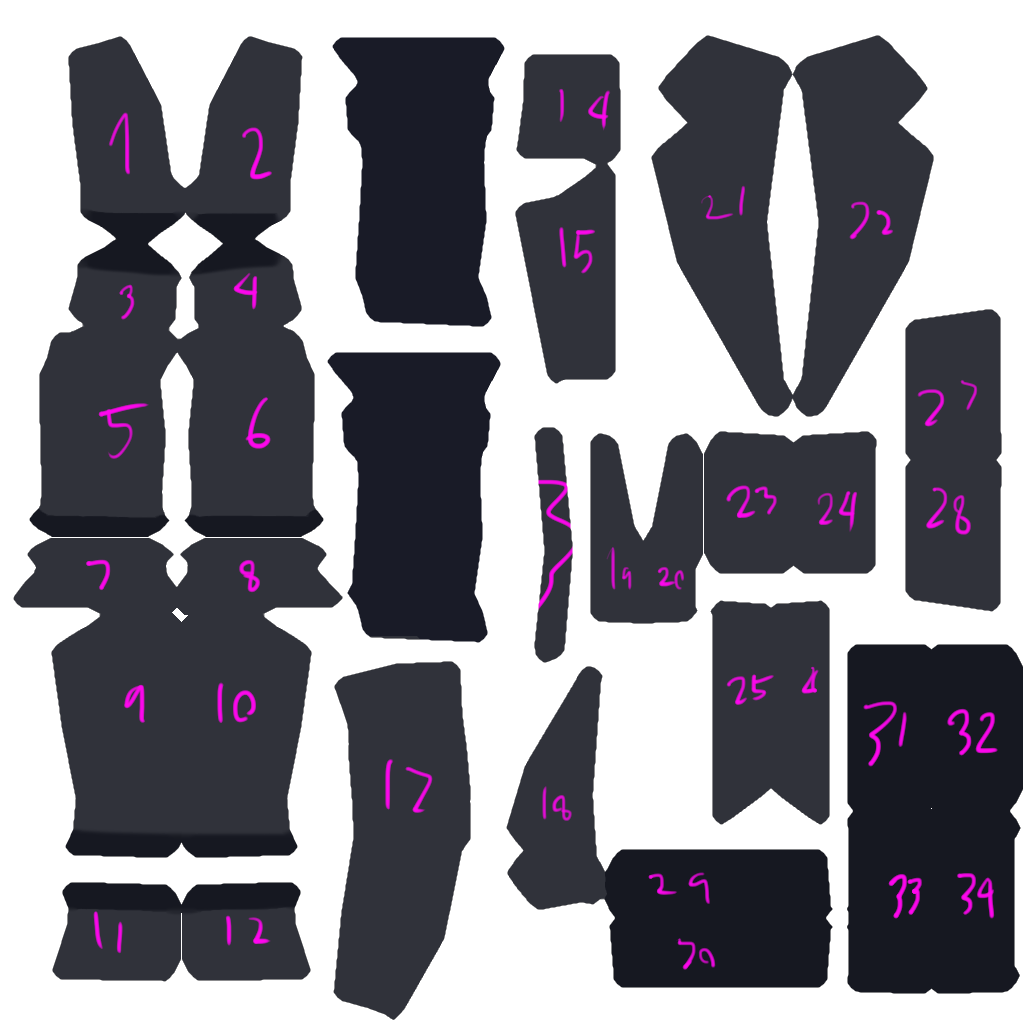
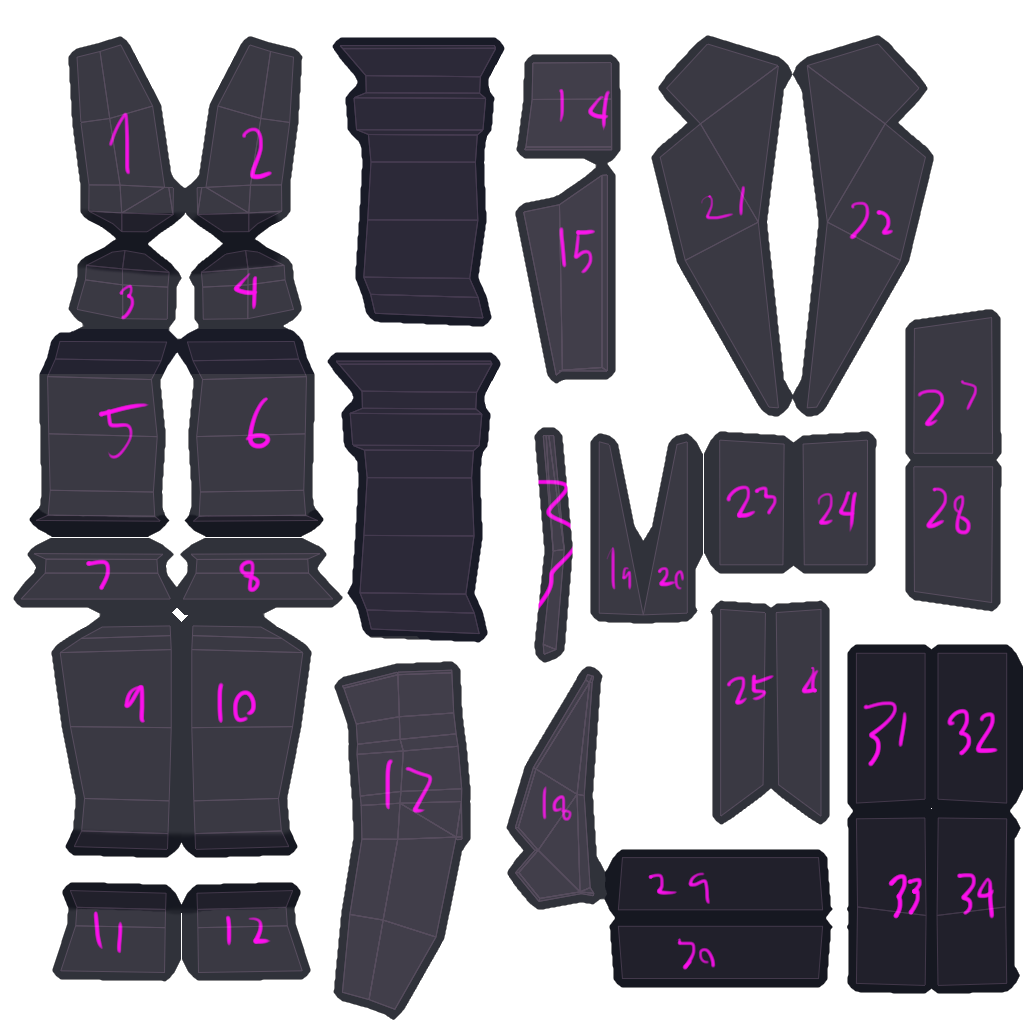
Comparing the layer stacks of the two 1024 x 1024 images. Changes:
showed "Suit_UV" over (20, 43, 1008, 1010)
painted on "Layer 1" over (39, 329, 315, 374)
